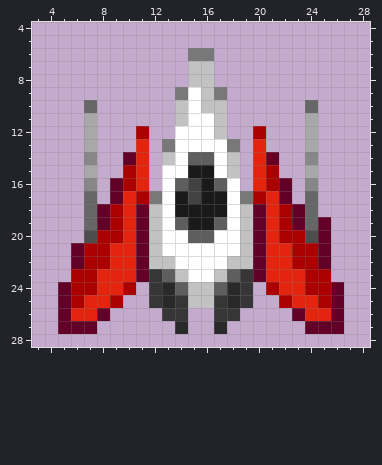
Edited in one commit: pixel-art sprite (bin/assets/_images/player_ship.png). The picture above was drawn from the file before the commit.
The file is 32x32 pixels. Colours within 5 levels of each other are drawn and written as one. Shown: x 3..28, y 4..28.
And afterwards:
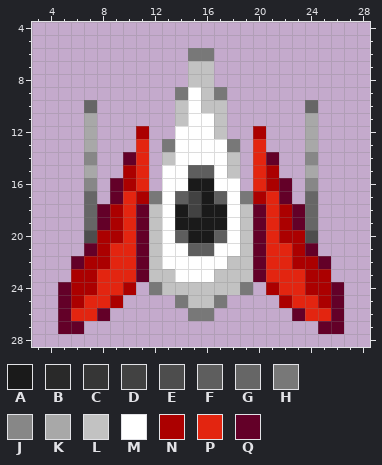
Palette (. is transparent): A #1a1a1a  B #292929  C #363636  D #424242  E #4d4d4d  F #5e5e5e  G #666666  H #787878  J #878787  K #a8a8a8  L #c2c2c2  M #ffffff  N #ab0000  P #e32510  Q #630028
The edit:
The edit turns colour D into colour A in row 16 at x 15.
The edit turns colour F into colour A in row 19 at x 14 and 17; in row 20 at x 15 to 16.
The edit turns colour A into colour D in row 18 at x 15.
The edit turns colour A into colour F in row 15 at x 15 to 16; in row 17 at x 14 and 17.
The edit turns colour M into colour F in row 20 at x 14 and 17; in row 21 at x 15 to 16.
There is now colour H in row 26 at x 15 to 16.
The edit turns colour C into colour H in row 24 at x 12 and 19; in row 25 at x 14 and 17.
The edit turns colour B into colour L in row 24 at x 13 and 18.
The edit turns colour C into colour L in row 23 at x 12 and 19.
The edit turns colour F into colour L in row 23 at x 13 and 18; in row 24 at x 14 and 17.
The edit turns colour F into colour M in row 14 at x 15 to 16; in row 16 at x 14 and 17.
The edit turns colour L into colour M in row 22 at x 13; in row 23 at x 14.
The edit turns colour N into colour Q in row 21 at x 7 and 24.
Colour B is gone in row 25 at x 13 and 18; in row 27 at x 14 and 17.
Colour C is gone in row 25 at x 12 and 19; in row 26 at x 13 to 14 and 17 to 18.
Colour Q is gone in rows 19 to 20 at x 25; in row 21 at x 6 and 25; in row 27 at x 7 and 24.
